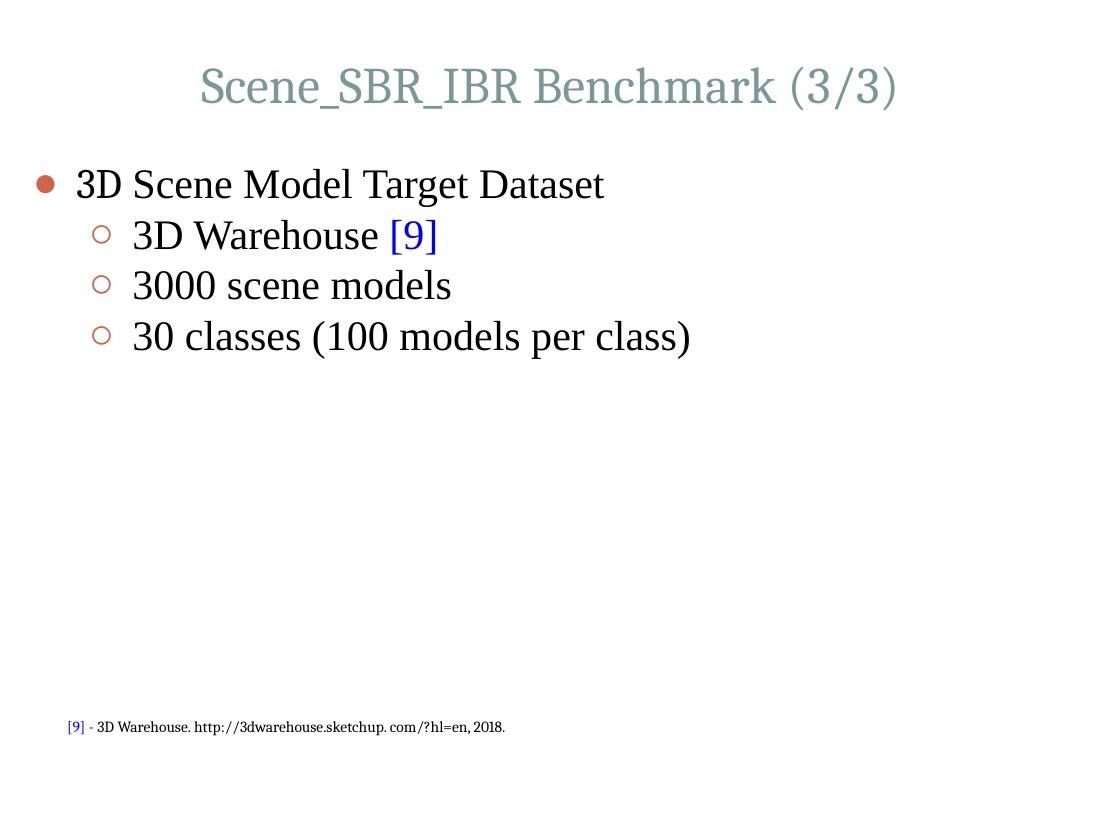
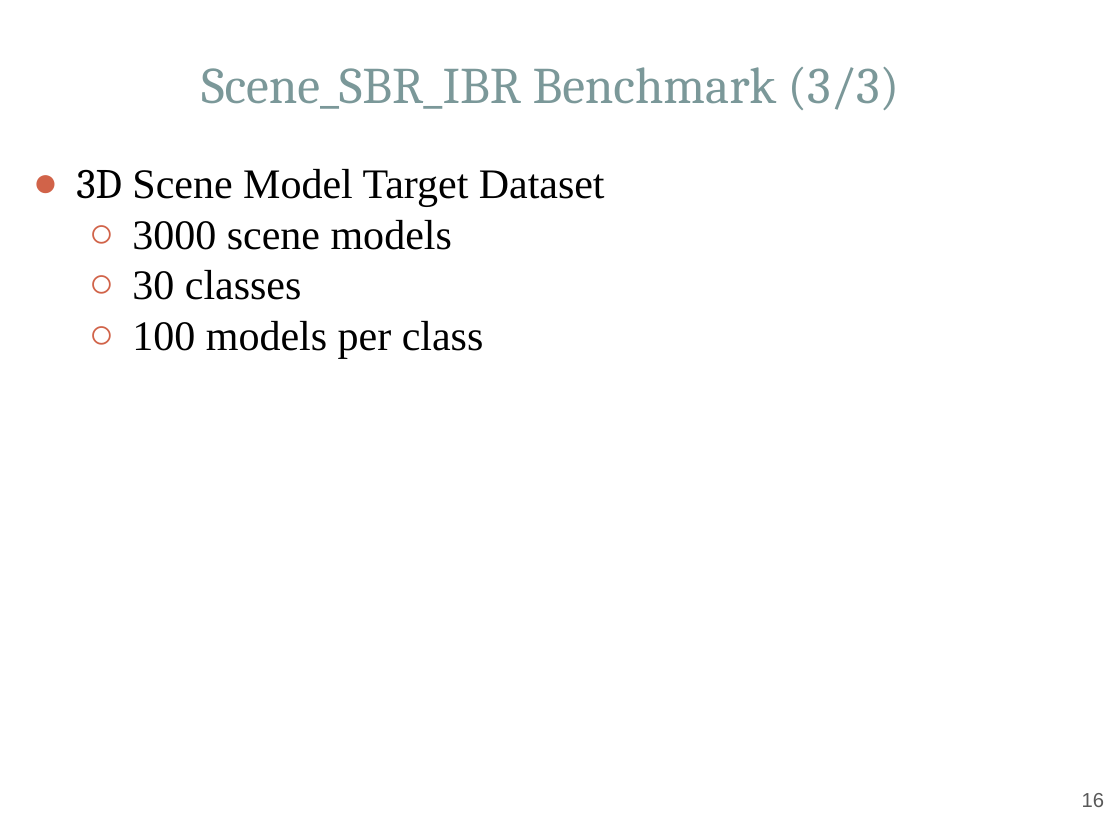
Before and after one commit to Hammania689/shrec_2019, a slide deck: slide 16 of mipr_slides/MIPR.pptx (slide 14 before the commit). Drawn at 1120x840 pixels with LibreOffice and Linux fonts; fonts in the diff are those of the drawing. Boxes give left, top, right and bottom in pixels: in the first picture for what was removed or moved away, otherwise in the second. Text is boxed around its words. In the diff, an @@ line names an element or a change of style, - is before the commit and + after.

```diff
--- a/mipr_slides/MIPR.pptx
+++ b/mipr_slides/MIPR.pptx
@@ text at box(132, 220, 438, 255): paragraph removed @@
-  ○ 3D Warehouse [9]
@@ text at box(132, 270, 484, 359): text changed @@
-  ○ 30 classes (100 models per class)
+  ○ 30 classes
+  ○ 100 models per class
@@ text removed at box(67, 721, 506, 736) @@
-[9] - 3D Warehouse. http://3dwarehouse.sketchup. com/?hl=en, 2018.
@@ page number added at box(1082, 793, 1104, 807), 13 pt, text #595959 @@
+16
```
Also in this commit, not shown: 26 other slides changed, 2 slides added, 4 other files.
